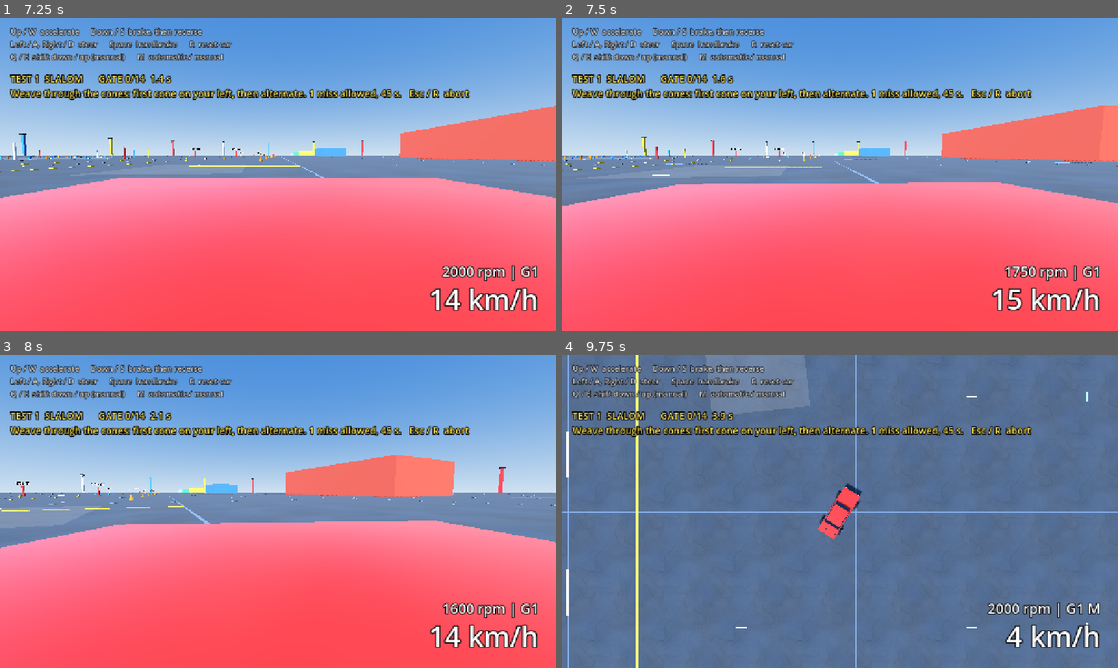
Above: before the commit, frames 1-4 (two rows, left to right).
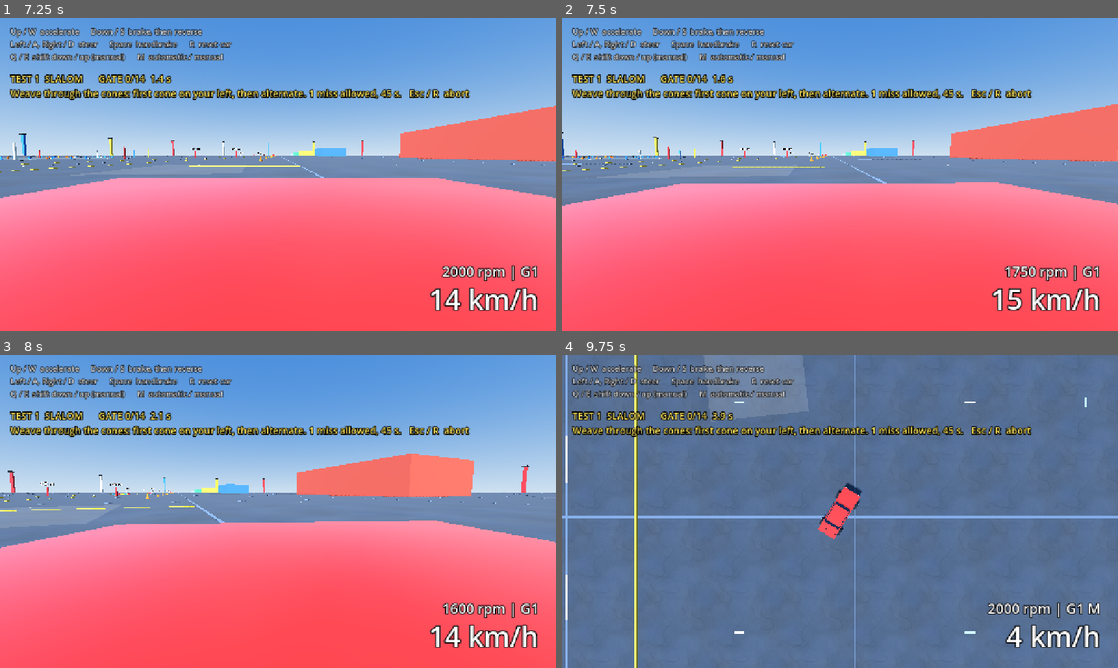
Above: after the commit, the same moments.

Repository: kokosro/factory-driver
Game: Godot game, scene res://scenes/main.tscn
Two runs of this game, one before a commit and one after it. Both use one fixed random seed, a clock stepped at 60 frames per second and the inputs below.
Inputs:
- Up to frame 1 (7.25 s): tap Enter at 0.5 s; hold Right (steer_right) 0.53-1.28 s; tap C (camera_cycle) at 0.6, 5.1 s; tap R (reset_car) at 1.25, 2, 2.75, 3.5, 5 s; hold Down (brake) 1.28-2.03 s; tap 1 (test_1) at 1.35, 5.85 s; hold Right (steer_right) 2.03-2.78 s; tap 2 (test_2) at 2.1, 6.6 s; hold Up (accelerate) 2.78-3.53 s; tap 3 (test_3) at 2.85 s; hold Left (steer_left) 3.53-5.03 s; tap 4 (test_4) at 3.6 s; tap M (toggle_gearbox) at 4.35 s; hold Down (brake) 5.03-5.78 s; hold Right (steer_right) 5.78-6.53 s; hold Up (accelerate) from 6.53 s (still down)
- Up to frame 2 (7.5 s): release Up (accelerate) at 7.28 s; hold Right (steer_right) from 7.28 s (still down); tap 3 (test_3) at 7.35 s
- Up to frame 3 (8 s): keep holding Right (steer_right)
- Up to frame 4 (9.75 s): release Right (steer_right) at 8.03 s; hold Down (brake) 8.03-8.78 s; tap 4 (test_4) at 8.1 s; hold Left (steer_left) 8.78-9.53 s; tap M (toggle_gearbox) at 8.85 s; hold Up (accelerate) from 9.53 s (still down); tap C (camera_cycle) at 9.6 s

Frame 1 is identical in both runs. In frame 2, 1.4% of the frame differs, in the area x 0-100%, y 27-60%; in frame 3, 1.8%; in frame 4, 3.1%, in the area x 0-100%, y 0-100%.

Commit message:
Honest mass: tyre-limited braking (1 g, was 2.7 g) and a grip- and inertia-limited yaw response
BRAKE_DECEL is now BRAKE_DECEL_G (1.0) x TYRE_MU x 9.8 = 9.3 m/s^2, was a flat
26.0: 72 km/h -> 0 takes ~22 m (was 8 m), 90 km/h ~34 m.
Steering: the kinematic MAX_YAW_RATE / (1 + speed / 9) curve (up to 1.8 g of
cornering, reached instantly) is gone. The yaw rate the steering can hold is
capped by the tyres (TYRE_MU * g / speed) and builds no faster than the front
axle's grip can wind up the yaw inertia (YAW_GYRATION_RADIUS 1.25 m, ~2000
kg m^2; front load, so braking sharpens turn-in). MAX_YAW_RATE stays as an
upper bound.

Smoke bounds re-derived because the physics moved them:
- 'brakes hard' was > 5 m/s lost in 20 frames (needs > 1.5 g); now the loss
  must sit at the tyre limit: 0.95..1.2 x BRAKE_DECEL x 1/3 s.
- 'handbrake is gentler than the brake' was < 0.5 x BRAKE_DECEL in 1 s; locked
  rear wheels on a 62 % rear car honestly give ~0.55 g, more than half of a
  1 g stop, so the bound is now < 0.75 x BRAKE_DECEL.

STOP_BOX's scripted brake point still assumes the old brakes and fails until
the data retune commit.

Diff:
--- a/scripts/car.gd
+++ b/scripts/car.gd
@@ -62,6 +62,14 @@
 ## and less weight moves between the axles. (Real 986: 2.415 m wheelbase.)
 const AXLE_DISTANCE := 1.3
 
+## Radius of gyration about the vertical axis [m]: yaw inertia is
+## CAR_MASS * radius^2 (~2000 kg m^2 here). How much the mass resists being
+## turned: the front tyres have to wind the car up into a corner and back out
+## of it. A mid-engined car keeps its mass near the middle (~1.2); a 911 with
+## the engine slung out behind the rear axle gets more. Higher = lazier
+## turn-in that carries on longer, lower = darty.
+const YAW_GYRATION_RADIUS := 1.25
+
 # --- Engine ------------------------------------------------------------------
 
 ## Torque curve at full throttle: Vector2(rpm, torque [Nm]) anchor points,
@@ -147,9 +155,16 @@
 
 # --- Longitudinal: brakes, reverse, rolling resistance -----------------------
 
-## Deceleration while braking, i.e. pressing the key that opposes the current
-## direction of travel [m/s^2]. 1 g is about 9.8; arcade brakes are stronger.
-const BRAKE_DECEL := 26.0
+## How much of the tyres' grip a full brake application uses (0..1+). The
+## brakes themselves are stronger than the tyres, so the tyres set the limit:
+## 1.0 = a threshold-braking stop right at the grip limit, below 1 = a driver
+## who leaves a margin, above 1 = stickier than the tyres really are (arcade).
+const BRAKE_DECEL_G := 1.0
+
+## Deceleration while braking [m/s^2]: what the tyres can hold, ~9.3 (0.95 g).
+## Was a flat 26.0 (2.7 g), which no 1300 kg road car can do: 72 km/h -> 0 took
+## ~8 m. Now it takes ~22 m, 90 km/h ~34 m, 125 km/h ~66 m. Brake earlier.
+const BRAKE_DECEL := BRAKE_DECEL_G * TYRE_MU * 9.8
 
 ## Rolling resistance [m/s^2], always on while the car rolls. With engine
 ## braking and aero drag it makes up the coast-down.
@@ -202,8 +217,7 @@
 const LOAD_GRIP_EXPONENT := 0.7
 
 ## Largest share of the car's weight that can move between the axles (0..1).
-## Caps the transfer from the arcade brakes, which pull harder than tyres
-## really could.
+## A safety net: tyre-limited braking and drive stay inside it.
 const MAX_LOAD_TRANSFER := 0.18
 
 ## How quickly the load follows acceleration changes [1/s]: the suspension
@@ -217,16 +231,14 @@
 
 # --- Steering ----------------------------------------------------------------
 
-## Steering rate: the highest yaw rate the car can reach, at low speed with full
-## lock [rad/s]. 2.0 rad/s is about 115 degrees per second.
+## Upper bound on the yaw rate the steering can ask for [rad/s], about 115
+## degrees per second. Only matters around 5-10 m/s; below that the turning
+## circle is the limit, above it the tyres are (see _steering_yaw_limit).
+## Was the whole steering feel: MAX_YAW_RATE / (1 + speed / 9), a kinematic
+## curve with no mass in it that asked for up to 1.8 g of cornering. Now the
+## tyres cap the yaw rate (TYRE_MU * g / speed, ~0.95 g of cornering) and the
+## yaw inertia caps how fast it builds (YAW_GYRATION_RADIUS).
 const MAX_YAW_RATE := 2.0
-
-## Speed-sensitive steering falloff [m/s]. Available yaw rate is
-## MAX_YAW_RATE / (1 + speed / STEER_FALLOFF_SPEED): halved at this speed,
-## a third at twice this speed, and so on. At high speed cornering force
-## levels off near MAX_YAW_RATE * STEER_FALLOFF_SPEED (18 m/s^2, ~1.8 g).
-## Lower = calmer, more stable at speed. Higher = twitchier at speed.
-const STEER_FALLOFF_SPEED := 9.0
 
 ## Tightest turning circle radius [m]. Caps yaw rate at speed / radius so the
 ## car cannot spin on the spot: no steering at standstill, and parking-speed
@@ -268,7 +280,7 @@
 ## slip exponentially (the *_LATERAL_GRIP rates); past it the tyres just drag at
 ## this constant rate, so a car thrown sideways keeps moving and can spin
 ## instead of stopping dead. Sits above the hardest steady cornering the
-## steering can ask for (see STEER_FALLOFF_SPEED), so grip driving never
+## steering can ask for (TYRE_MU * g), so grip driving never
 ## touches it. Scaled like the grip rates (load, drive force, handbrake).
 const TYRE_SLIDE_DECEL := 16.0
 
@@ -330,6 +342,10 @@
 ## Extra yaw from the tail sliding out [rad/s], on top of what the steering
 ## asks for. Near zero in normal driving, large during a handbrake slide.
 var slide_yaw_rate := 0.0
+
+## Yaw rate from the steering [rad/s]. Follows what the steering asks for only
+## as fast as the front tyres can wind up the car's yaw inertia.
+var steer_yaw_rate := 0.0
 
 ## Smoothed steering input, -1 (full right) .. +1 (full left).
 var steer := 0.0
@@ -476,7 +492,8 @@
 	#    *before* the turn, so the nose rotates away from the direction of travel
 	#    and the difference shows up as lateral slip on the next tick.
 	steer = move_toward(steer, steer_input, STEER_RESPONSE * delta)
-	yaw_rate = _compute_yaw_rate(steer, forward_speed) + slide_yaw_rate
+	steer_yaw_rate = move_toward(steer_yaw_rate, _compute_yaw_rate(steer, forward_speed), _steering_yaw_accel() * delta)
+	yaw_rate = steer_yaw_rate + slide_yaw_rate
 
 	if not is_on_floor():
 		vertical_speed -= _gravity * delta
@@ -506,6 +523,7 @@
 	lateral_speed = 0.0
 	yaw_rate = 0.0
 	slide_yaw_rate = 0.0
+	steer_yaw_rate = 0.0
 	steer = 0.0
 	_handbrake_amount = 0.0
 	reverse_engaged = false
@@ -687,15 +705,29 @@
 	return move_toward(slip, slip * exp(-grip * delta), max_scrub)
 
 
-## Returns the yaw rate [rad/s] for a steering amount (-1..1) at a given speed.
+## Returns the yaw rate [rad/s] the steering asks for with a steering amount
+## (-1..1) at a given speed.
 func _compute_yaw_rate(steer_amount: float, speed: float) -> float:
-	var abs_speed := absf(speed)
-	# Speed-sensitive falloff: less yaw available the faster the car goes.
-	var available := MAX_YAW_RATE / (1.0 + abs_speed / STEER_FALLOFF_SPEED)
+	# In reverse the same steering lock swings the nose the other way.
+	return steer_amount * _steering_yaw_limit(absf(speed)) * signf(speed)
+
+
+## Highest yaw rate [rad/s] the car can hold at `abs_speed`.
+func _steering_yaw_limit(abs_speed: float) -> float:
 	# Turning circle limit: no yaw at standstill, ramps in with speed.
-	available = minf(available, abs_speed / MIN_TURN_RADIUS)
-	# In reverse the same steering lock swings the nose the other way.
-	return steer_amount * available * signf(speed)
+	var available := minf(MAX_YAW_RATE, abs_speed / MIN_TURN_RADIUS)
+	# Grip limit: cornering at yaw rate r needs speed * r of sideways
+	# acceleration, and the tyres have TYRE_MU * g to give.
+	return minf(available, TYRE_MU * _gravity / maxf(abs_speed, 0.01))
+
+
+## How fast the steering can change the yaw rate [rad/s^2]: the most sideways
+## force the front axle can make at its current load, on its lever arm about
+## the centre of mass, against the yaw inertia. Braking loads the front tyres
+## and sharpens turn-in; accelerating lightens them and dulls it.
+func _steering_yaw_accel() -> float:
+	var front_force := TYRE_MU * CAR_MASS * _gravity * front_load_fraction
+	return front_force * AXLE_DISTANCE / (CAR_MASS * YAW_GYRATION_RADIUS * YAW_GYRATION_RADIUS)
 
 
 ## Cosmetic motion: wheel spin, front wheel steering and body roll / pitch.
--- a/tests/smoke_test.gd
+++ b/tests/smoke_test.gd
@@ -83,7 +83,10 @@
 	speed_before = car.forward_speed
 	Input.action_press("brake")
 	await _step(20)
-	_check(car.forward_speed < speed_before - 5.0, "brakes hard (%.1f -> %.1f m/s)" % [speed_before, car.forward_speed])
+	# 20 frames on the brakes: the tyres' full grip, no more (drag adds a little).
+	var brake_drop := speed_before - car.forward_speed
+	var grip_drop := ArcadeCar.BRAKE_DECEL * 20.0 / 60.0
+	_check(brake_drop > grip_drop * 0.95 and brake_drop < grip_drop * 1.2, "brakes hard, at the tyres' limit (%.1f -> %.1f m/s, grip gives %.1f)" % [speed_before, car.forward_speed, grip_drop])
 	var z_stopped := 0.0
 	var lowest_speed := 0.0
 	for frame in 240:
@@ -132,7 +135,7 @@
 	var drop := speed_start - car.forward_speed
 	var coast_drop := ArcadeCar.COAST_DECEL * 1.0
 	_check(car.forward_speed > 0.0 and drop > coast_drop + 3.0, "handbrake slows the car without throttle (%.1f -> %.1f m/s)" % [speed_start, car.forward_speed])
-	_check(drop < ArcadeCar.BRAKE_DECEL * 0.5, "handbrake is gentler than the brake (lost %.1f m/s in 1 s)" % drop)
+	_check(drop < ArcadeCar.BRAKE_DECEL * 0.75, "handbrake is gentler than the brake (lost %.1f m/s in 1 s, the brake takes %.1f)" % [drop, ArcadeCar.BRAKE_DECEL])
 	_check(absf(car.global_position.x) < 0.01 and absf(car.lateral_speed) < 0.01, "handbrake in a straight line stays straight (x = %.3f)" % car.global_position.x)
 
 	# Same corner twice, without and with the handbrake: steer left off the
